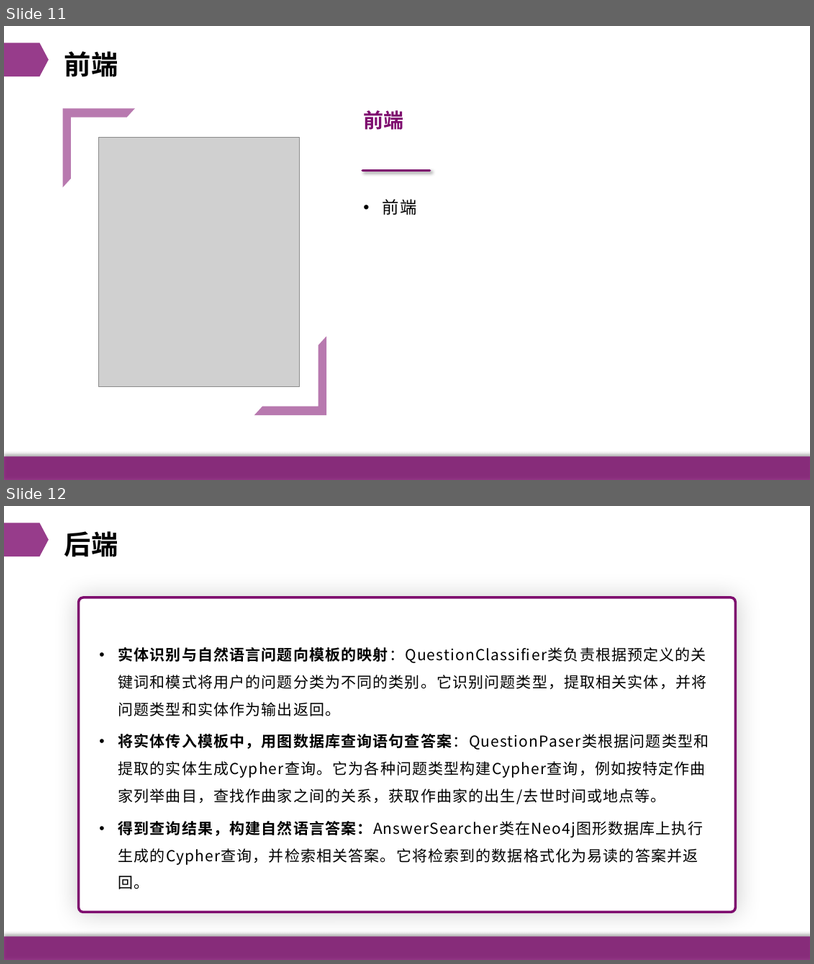
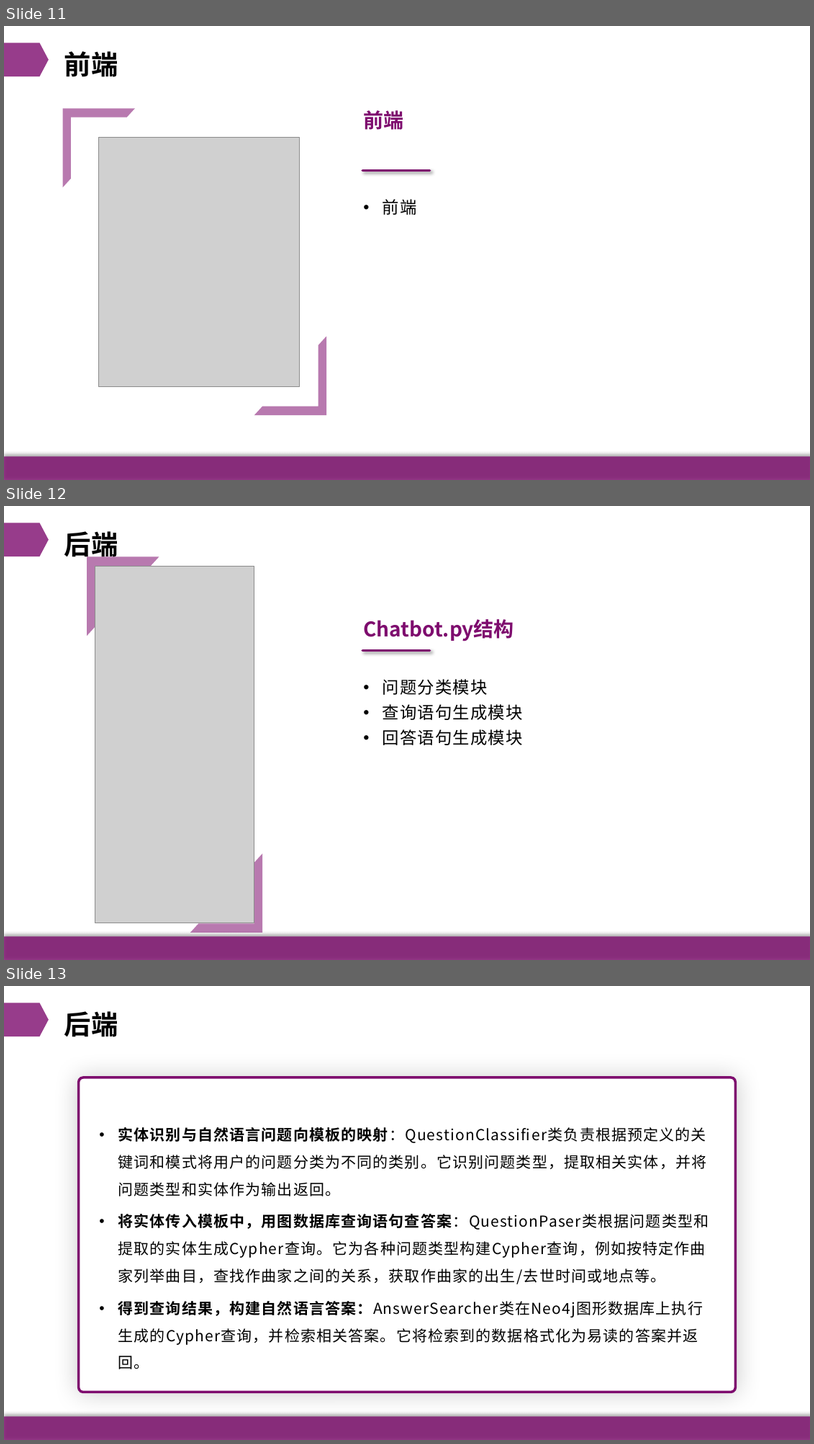
Before and after one commit to water-00/internship-traning, a slide deck: 项目汇报.pptx. Shown one above the other, each under a label of ours: slides 11 and 12 before the commit, slides 11, 12 and 13 after it. The pictures are 814x964 and 814x1444 pixels, drawn with LibreOffice and Linux fonts; fonts in the diff are those of the drawing; grey boxes stand for pictures; background and template pictures are left out. Boxes give left, top, right and bottom in pixels: in the first picture for what was removed or moved away, otherwise in the second. Text is boxed around its words. In the diff, an @@ line names an element or a change of style, - is before the commit and + after.

Commit message:
chatbot部分加了一张结构图

```diff
--- a/项目汇报.pptx
+++ b/项目汇报.pptx
@@ slide 12 added at bbox=[4, 506, 810, 960], background #FFFFFF; not listed: 2 template elements that a slide beside it also shows @@
@@ text added at bbox=[64, 527, 118, 561], 32 pt, text #000000, bold @@
+后端
@@ half frame added at bbox=[87, 557, 159, 636], fill #7E0C6E at 55% opacity @@
@@ picture added at bbox=[95, 566, 255, 923] @@
@@ text added at bbox=[363, 619, 514, 641], 24 pt, text #7E0C6E, bold @@
+Chatbot.py结构
@@ line added from (363, 651) to (430, 651), #7E0C6E 3 pt @@
@@ text added at bbox=[383, 679, 523, 745], 20 pt, text #000000 @@
+• 问题分类模块
+• 查询语句生成模块
+• 回答语句生成模块
@@ half frame added at bbox=[190, 853, 262, 932], fill #7E0C6E at 55% opacity @@
@@ what was slide 12 is now slide 13 @@
```
